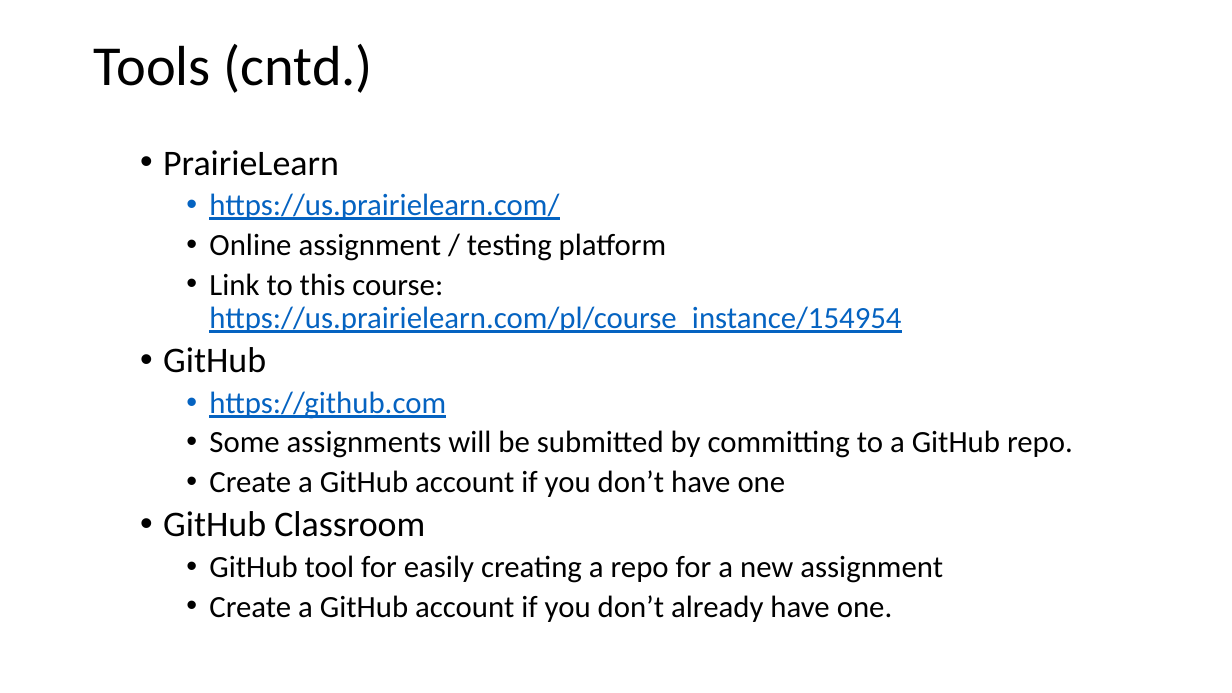
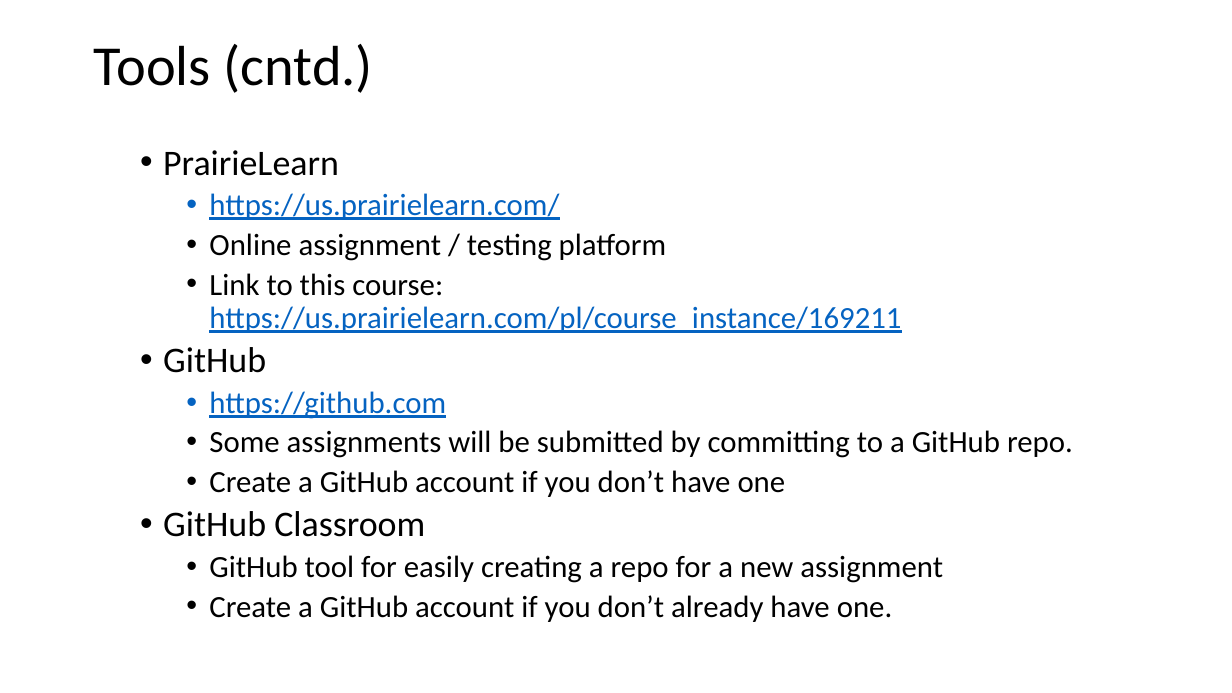
Before and after one commit to KurmasGVSU/KurmasGVSU.github.io, a slide deck: slide 6 of Teaching/Courses/W25/CIS500/LectureNotes/cis500_intro.pptx. Drawn at 1232x693 pixels with LibreOffice and Linux fonts; fonts in the diff are those of the drawing. Boxes give left, top, right and bottom in pixels: in the first picture for what was removed or moved away, otherwise in the second. Text is boxed around its words. In the diff, an @@ line names an element or a change of style, - is before the commit and + after.

```diff
--- a/Teaching/Courses/W25/CIS500/LectureNotes/cis500_intro.pptx
+++ b/Teaching/Courses/W25/CIS500/LectureNotes/cis500_intro.pptx
@@ text at (x1=209, y1=273, x2=901, y2=333): text changed @@
-    • Link to this course: https://us.prairielearn.com/pl/course_instance/154954
+    • Link to this course: https://us.prairielearn.com/pl/course_instance/169211
```
Also in this commit, not shown: 3 other slides changed.
